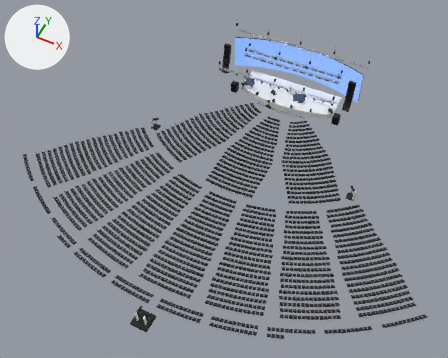
The glTF model samples/panoramic-keynote.glb, before and after one commit.
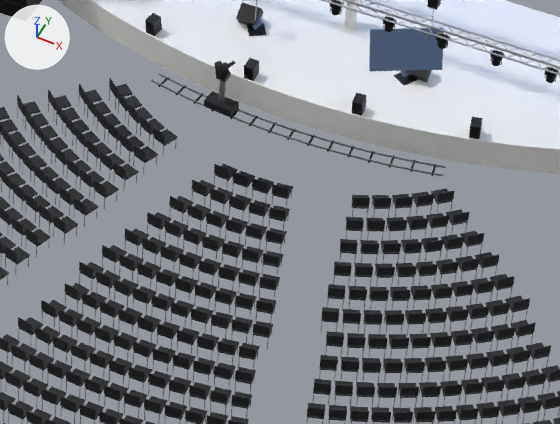
The first picture shows the older version from a 50 mm lens placed at (27.2, -78.4, 72.3), pointed at (-0.1, -23.7, 3.9). The close-ups show the older and then the newer version on the part from 52% to 72% of the width and 25% to 45% of the height of that picture. Only the edits that show in the close-ups are written down. The axes (+X, +Y, +Z) are drawn at upper left. The lights are the same throughout. Where no turn or scale is listed for an object, it has been applied to the vertices.
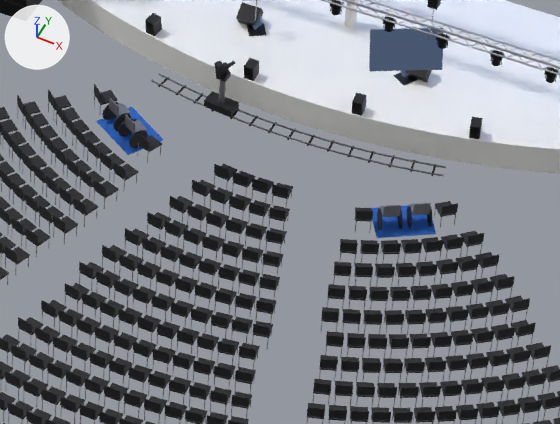
Where the change shows, as pixel boxes [x1, y1, x2, y2] in the close-ups (560 x 424 px):
'SEAT.WC.10', added
    after: [401, 203, 436, 236]
'SEAT.WC.09', added
    after: [372, 205, 406, 238]
'SEAT.WC.02', added
    after: [112, 114, 163, 155]
'SEAT.WC.01', added
    after: [96, 98, 147, 138]
'SEAT.A.5', moved, turned
    before: [153, 127, 178, 152]
    after: [252, 177, 274, 203]
'SEAT.A.8', moved, turned
    before: [252, 177, 274, 203]
    after: [434, 201, 458, 228]
'SEAT.A.2', moved, turned
    before: [118, 91, 142, 119]
    after: [137, 133, 162, 163]
'SEAT.B.5', moved, turned
    before: [120, 133, 145, 163]
    after: [268, 205, 290, 231]
'SEAT.A.6', moved, turned
    before: [214, 163, 238, 190]
    after: [272, 183, 293, 208]
'SEAT.A.3', moved, turned
    before: [128, 103, 153, 134]
    after: [214, 163, 238, 190]
'SEAT.B.3', moved, turned
    before: [97, 109, 121, 140]
    after: [229, 194, 252, 220]
'SEAT.B.2', moved, turned
    before: [87, 97, 111, 128]
    after: [210, 187, 233, 213]
'SEAT.B.4', moved, turned
    before: [108, 121, 132, 152]
    after: [248, 200, 271, 226]
'SEAT.A.4', moved, turned
    before: [140, 115, 165, 141]
    after: [232, 171, 255, 197]
'SEAT.A.7', moved, turned
    before: [232, 171, 255, 197]
    after: [355, 207, 373, 233]
'SEAT.B.1', moved, turned
    before: [79, 84, 102, 115]
    after: [192, 180, 216, 207]
'SEAT.A.1', moved
    before: [109, 78, 133, 109]
    after: [94, 84, 117, 111]
'SEAT.B.6', deleted
    before: [133, 144, 158, 174]
'SEAT.B.16', deleted
    before: [426, 213, 449, 238]
'SEAT.B.17', deleted
    before: [446, 209, 469, 235]
'SEAT.B.15', deleted
    before: [406, 215, 428, 240]
'SEAT.A.12', deleted
    before: [391, 194, 413, 217]
'SEAT.A.13', deleted
    before: [411, 192, 434, 216]
'SEAT.A.14', deleted
    before: [431, 188, 455, 212]
'SEAT.A.11', deleted
    before: [372, 195, 392, 218]
'SEAT.B.14', deleted
    before: [386, 217, 407, 240]
'SEAT.B.12', deleted
    before: [346, 217, 364, 243]
'SEAT.B.13', deleted
    before: [366, 218, 385, 241]
'SEAT.A.10', deleted
    before: [351, 195, 370, 217]

The change, as a list of edits to the scene's bpy script:
```text
Change ob_seat_a_1:
    ob_seat_a_1.location: (-4950.0, 0.0, -3274.0) -> (-5228.0, 0.0, -3717.0)
Change ob_seat_a_2:
    ob_seat_a_2.location: (-4496.0, 0.0, -3637.0) -> (-3268.0, 0.0, -4947.0)
    ob_seat_a_2.rotation_euler: (0.0, 0.637, 0.0) -> (0.0, 0.407, 0.0)  # degrees (0, 36, 0) -> degrees (0, 23, 0)
Change ob_seat_a_3:
    ob_seat_a_3.location: (-4017.0, 0.0, -3964.0) -> (-869.2, 0.0, -5070.0)
    ob_seat_a_3.rotation_euler: (0.0, 0.56, 0.0) -> (0.0, 0.115, 0.0)  # degrees (0, 32, 0) -> degrees (0, 6.6, 0)
Change ob_seat_a_4:
    ob_seat_a_4.location: (-3514.0, 0.0, -4254.0) -> (-290.3, 0.0, -5114.0)
    ob_seat_a_4.rotation_euler: (0.0, 0.483, 0.0) -> (0.0, 0.0384, 0.0)  # degrees (0, 28, 0) -> degrees (0, 2.2, 0)
Change ob_seat_a_5:
    ob_seat_a_5.location: (-2990.0, 0.0, -4504.0) -> (290.3, 0.0, -5114.0)
    ob_seat_a_5.rotation_euler: (0.0, 0.407, 0.0) -> (0.0, -0.0384, 0.0)  # degrees (0, 23, 0) -> degrees (0, -2.2, 0)
Change ob_seat_a_6:
    ob_seat_a_6.location: (-869.2, 0.0, -5070.0) -> (869.2, 0.0, -5070.0)
    ob_seat_a_6.rotation_euler: (0.0, 0.115, 0.0) -> (0.0, -0.115, 0.0)  # degrees (0, 6.6, 0) -> degrees (0, -6.6, 0)
Change ob_seat_a_7:
    ob_seat_a_7.location: (-290.3, 0.0, -5114.0) -> (3268.0, 0.0, -4947.0)
    ob_seat_a_7.rotation_euler: (0.0, 0.0384, 0.0) -> (0.0, -0.407, 0.0)  # degrees (0, 2.2, 0) -> degrees (0, -23, 0)
Change ob_seat_a_8:
    ob_seat_a_8.location: (290.3, 0.0, -5114.0) -> (5228.0, 0.0, -3717.0)
    ob_seat_a_8.rotation_euler: (0.0, -0.0384, 0.0) -> (0.0, -0.714, 0.0)  # degrees (0, -2.2, 0) -> degrees (0, -41, 0)
Remove ob_seat_a_10:
    ob_seat_a_10 = bpy.data.objects.new('SEAT.A.10', me_sc_chair_generic_chair_stack)
Remove ob_seat_a_11:
    ob_seat_a_11 = bpy.data.objects.new('SEAT.A.11', me_sc_chair_generic_chair_stack)
Remove ob_seat_a_12:
    ob_seat_a_12 = bpy.data.objects.new('SEAT.A.12', me_sc_chair_generic_chair_stack)
Remove ob_seat_a_13:
    ob_seat_a_13 = bpy.data.objects.new('SEAT.A.13', me_sc_chair_generic_chair_stack)
Remove ob_seat_a_14:
    ob_seat_a_14 = bpy.data.objects.new('SEAT.A.14', me_sc_chair_generic_chair_stack)
Change ob_seat_b_1:
    ob_seat_b_1.location: (-5631.0, 0.0, -3893.0) -> (-1153.0, 0.0, -5956.0)
    ob_seat_b_1.rotation_euler: (0.0, 0.727, 0.0) -> (0.0, 0.137, 0.0)  # degrees (0, 42, 0) -> degrees (0, 7.8, 0)
Change ob_seat_b_2:
    ob_seat_b_2.location: (-5186.0, 0.0, -4263.0) -> (-578.0, 0.0, -6015.0)
    ob_seat_b_2.rotation_euler: (0.0, 0.659, 0.0) -> (0.0, 0.0683, 0.0)  # degrees (0, 38, 0) -> degrees (0, 3.9, 0)
Change ob_seat_b_3:
    ob_seat_b_3.rotation_euler: (0.0, 0.59, 0.0) -> (0.0, 0.0, 0.0)  # degrees (0, 34, 0) -> degrees (0, 0, 0)
    ob_seat_b_3.location: (-4717.0, 0.0, -4601.0) -> (0.0, 0.0, -6035.0)
Change ob_seat_b_4:
    ob_seat_b_4.location: (-4226.0, 0.0, -4906.0) -> (578.0, 0.0, -6015.0)
    ob_seat_b_4.rotation_euler: (0.0, 0.522, 0.0) -> (0.0, -0.0683, 0.0)  # degrees (0, 30, 0) -> degrees (0, -3.9, 0)
Change ob_seat_b_5:
    ob_seat_b_5.location: (-3715.0, 0.0, -5177.0) -> (1153.0, 0.0, -5956.0)
    ob_seat_b_5.rotation_euler: (0.0, 0.454, 0.0) -> (0.0, -0.137, 0.0)  # degrees (0, 26, 0) -> degrees (0, -7.8, 0)
Remove ob_seat_b_6:
    ob_seat_b_6 = bpy.data.objects.new('SEAT.B.6', me_sc_chair_generic_chair_stack)
Remove ob_seat_b_12:
    ob_seat_b_12 = bpy.data.objects.new('SEAT.B.12', me_sc_chair_generic_chair_stack)
Remove ob_seat_b_13:
    ob_seat_b_13 = bpy.data.objects.new('SEAT.B.13', me_sc_chair_generic_chair_stack)
Remove ob_seat_b_14:
    ob_seat_b_14 = bpy.data.objects.new('SEAT.B.14', me_sc_chair_generic_chair_stack)
Remove ob_seat_b_15:
    ob_seat_b_15 = bpy.data.objects.new('SEAT.B.15', me_sc_chair_generic_chair_stack)
Remove ob_seat_b_16:
    ob_seat_b_16 = bpy.data.objects.new('SEAT.B.16', me_sc_chair_generic_chair_stack)
Remove ob_seat_b_17:
    ob_seat_b_17 = bpy.data.objects.new('SEAT.B.17', me_sc_chair_generic_chair_stack)
Add ob_seat_wc_10:
    ob_seat_wc_10 = bpy.data.objects.new('SEAT.WC.10', me_seat_wc_10)  # 158 vertices, 292 faces; spans x -0.679..0.679, y -0.739..0.739, z 0.0..0.9; in mat_sc_wheelchair_space (blue #1e60be), mat_sc_chair_frame_steel (grey #96969b), mat_sc_chair_seat (black #222225)
    ob_seat_wc_10.location = (4.55, -4.03, 0.0)
Add ob_seat_wc_09:
    ob_seat_wc_09 = bpy.data.objects.new('SEAT.WC.09', me_seat_wc_10.copy())
    ob_seat_wc_09.location = (3.84, -4.47, 0.0)
Add ob_seat_wc_02:
    ob_seat_wc_02 = bpy.data.objects.new('SEAT.WC.02', me_seat_wc_02)  # 158 vertices, 292 faces; spans x -0.679..0.679, y -0.739..0.739, z 0.0..0.9; in mat_sc_wheelchair_space (blue #1e60be), mat_sc_chair_frame_steel (grey #96969b), mat_sc_chair_seat (black #222225)
    ob_seat_wc_02.location = (-3.84, -4.47, 0.0)
Add ob_seat_wc_01:
    ob_seat_wc_01 = bpy.data.objects.new('SEAT.WC.01', me_seat_wc_02.copy())
    ob_seat_wc_01.location = (-4.55, -4.03, 0.0)
```
